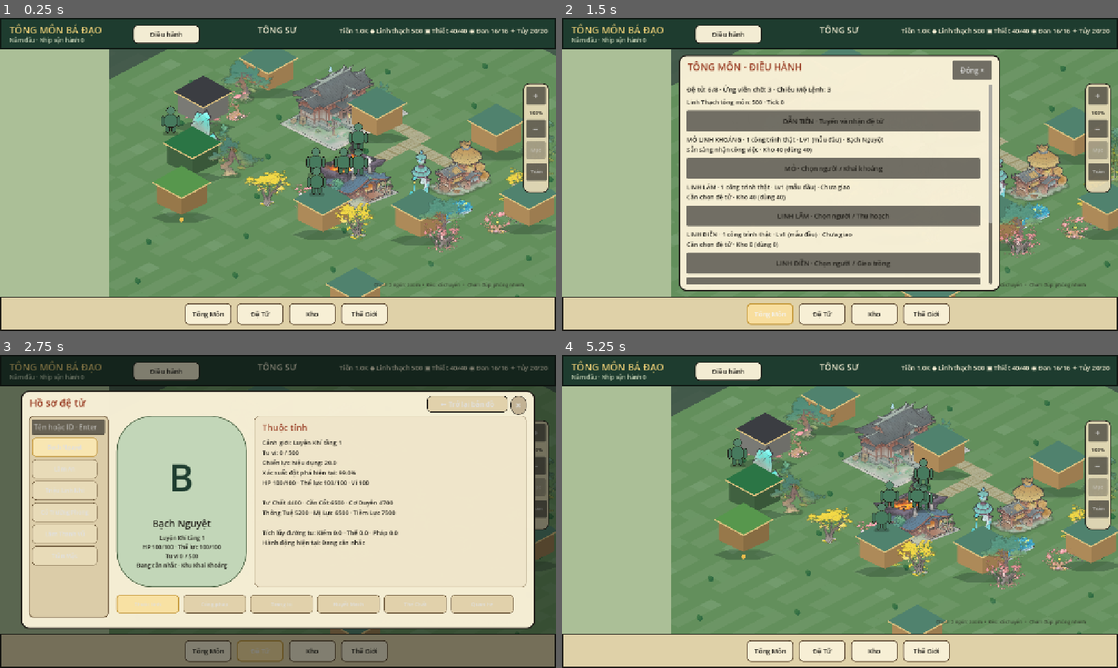
Above: before the commit, frames 1-4 (two rows, left to right).
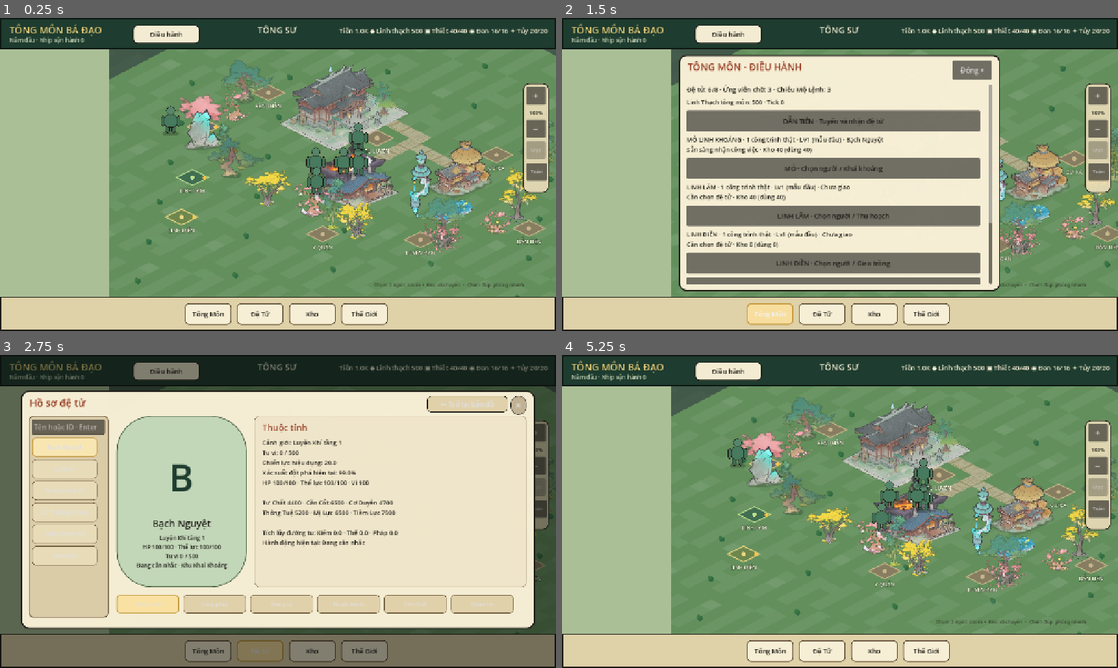
Above: after the commit, the same moments.

Repository: vuanhtuan161094-byte/TongMonBaDao
Game: Godot game, scene res://scenes/p3/p3_2_landscape_sect.tscn
The game is run twice, just before and just after one commit, with the same random seed, the same clock (stepped at 60 frames per second) and the same inputs.
Inputs (mouse positions are in pixels of both pictures, inside the frame that each line leads up to):
- Up to frame 1 (0.25 s): no input
- Up to frame 2 (1.5 s): click (739, 115) at 0.52 s; click "Tông Môn" at 1.25 s
- Up to frame 3 (2.75 s): click "Đệ Tử" at 2 s
- Up to frame 4 (5.25 s): click (628, 426) at 2.77 s; type "12" at 2.85 s; click "Kho" at 3.5 s; click "Thế Giới" at 4.25 s; click "← Trở lại bản đồ" at 5 s

The runs differ from the first frame. In frame 1, 9.4% of the frame differs, in the area x 27-100%, y 10-90%; in frame 2, 1.9%; in frame 3, 0.3%; in frame 4, 9.3%.

Commit message:
MAP25: replace floating graybox buildings with flat selectable ground markers

Diff:
--- a/godot/src/presentation/p3/sect_isometric_world_v1.gd
+++ b/godot/src/presentation/p3/sect_isometric_world_v1.gd
@@ -435,36 +435,57 @@
             var offset := Vector2(0.0,-target.y*0.28)
             draw_texture_rect(image,Rect2(p+offset-target*0.5,target),false)
             return
-    var base := Color(0.68,0.54,0.35)
-    var roof := Color(0.23,0.45,0.36)
-    if kind == "mine":
-        base = Color(0.48,0.48,0.46)
-        roof = Color(0.23,0.24,0.26)
-    elif kind == "linh_forest":
-        base = Color(0.25,0.38,0.25)
-        roof = Color(0.17,0.46,0.27)
-    elif kind == "spirit_field":
-        base = Color(0.59,0.47,0.29)
-        roof = Color(0.34,0.59,0.30)
-    elif kind == "main_hall":
-        roof = Color(0.26,0.45,0.50)
-    draw_ellipse_shadow(p)
-    draw_colored_polygon(PackedVector2Array([
-        p+Vector2(-58,-32),p+Vector2(0,-5),p+Vector2(58,-32),p+Vector2(0,-59)
-    ]),base.darkened(0.20))
-    draw_colored_polygon(PackedVector2Array([
-        p+Vector2(-58,-32),p+Vector2(0,-5),p+Vector2(0,-51),p+Vector2(-58,-78)
-    ]),base)
-    draw_colored_polygon(PackedVector2Array([
-        p+Vector2(0,-5),p+Vector2(58,-32),p+Vector2(58,-78),p+Vector2(0,-51)
-    ]),base.darkened(0.10))
-    draw_colored_polygon(PackedVector2Array([
-        p+Vector2(-68,-80),p+Vector2(0,-118),p+Vector2(68,-80),p+Vector2(0,-43)
-    ]),roof if managed else roof.lightened(0.11))
-    draw_line(p+Vector2(-68,-80),p+Vector2(0,-43),Color(0.87,0.76,0.50),3.0)
-    draw_line(p+Vector2(68,-80),p+Vector2(0,-43),Color(0.87,0.76,0.50),3.0)
+    # MAP25 visual-only fallback: a flat ground footprint, never a fake
+    # 3D building. Actual producer rows retain BuildingState.id and tap hitbox.
+    # Non-producer landmarks are navigation labels, not constructed buildings.
+    var ground := Color(0.53,0.49,0.38)
+    var mark := Color(0.78,0.71,0.54)
+    var label := kind.replace("_"," ").to_upper()
+    match kind:
+        "mine":
+            ground = Color(0.40,0.43,0.44)
+            mark = Color(0.88,0.77,0.50)
+            label = "MỎ"
+        "linh_forest":
+            ground = Color(0.25,0.43,0.32)
+            mark = Color(0.75,0.88,0.56)
+            label = "LINH LÂM"
+        "spirit_field":
+            ground = Color(0.43,0.53,0.30)
+            mark = Color(0.92,0.84,0.52)
+            label = "LINH ĐIỀN"
+        "residence":
+            label = "CƯ XÁ"
+        "cultivation":
+            label = "TU LUYỆN"
+        "ren_than_duong":
+            label = "RÈN THÂN"
+        "medicine":
+            label = "Y QUÁN"
+        "alchemy_hall":
+            label = "LUYỆN ĐAN"
+        "guidance":
+            label = "DẪN TIÊN"
+        "gate":
+            label = "CỔNG"
+    var footprint := PackedVector2Array([
+        p+Vector2(0,-18),p+Vector2(37,0),
+        p+Vector2(0,18),p+Vector2(-37,0)
+    ])
+    draw_colored_polygon(footprint,ground)
+    draw_polyline(PackedVector2Array([
+        footprint[0],footprint[1],footprint[2],footprint[3],footprint[0]
+    ]),mark,2.0,true)
+    draw_circle(p,5.0,mark)
     if managed:
-        draw_circle(p+Vector2(0,6),5,Color(0.93,0.74,0.30))
+        draw_circle(p+Vector2(28,1),4.0,Color(0.99,0.78,0.28))
+    var font: Font = ThemeDB.fallback_font
+    if font != null:
+        var font_size := 12
+        var label_width := font.get_string_size(label,HORIZONTAL_ALIGNMENT_LEFT,-1,font_size).x
+        var at := p+Vector2(-label_width*0.5,35)
+        draw_string_outline(font,at,label,HORIZONTAL_ALIGNMENT_LEFT,-1,font_size,2,Color(0.10,0.15,0.11))
+        draw_string(font,at,label,HORIZONTAL_ALIGNMENT_LEFT,-1,font_size,Color(1,0.98,0.88))
 
 func draw_ellipse_shadow(p: Vector2) -> void:
     draw_colored_polygon(PackedVector2Array([
